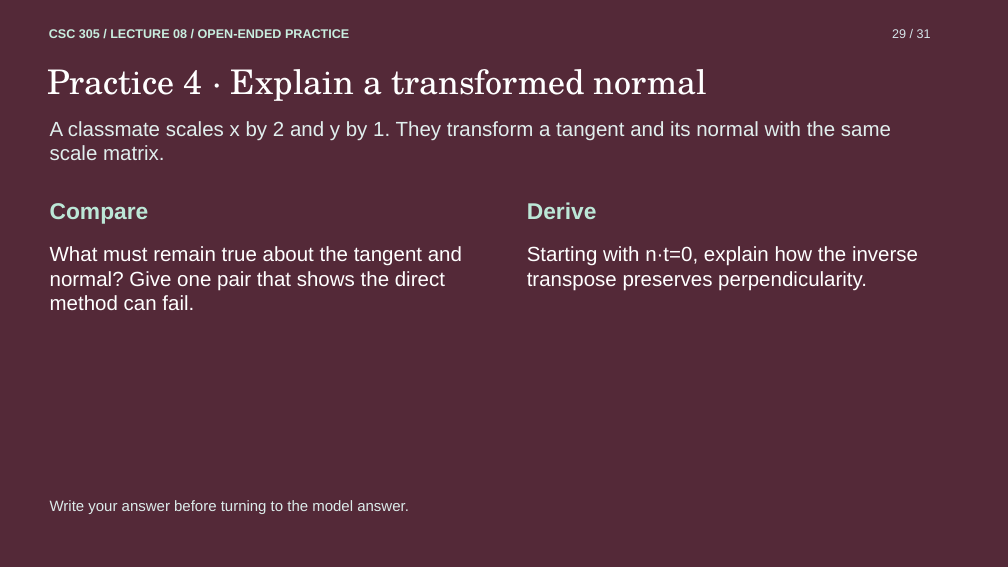
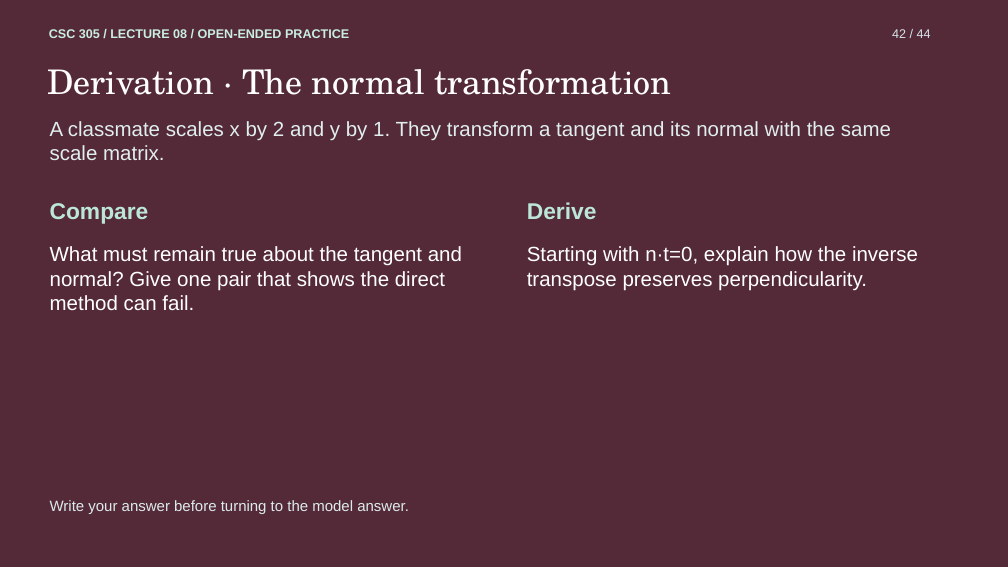
Before and after one commit to TylerLeHere/CG-Fall-2026, a slide deck: slide 42 of study/08 - 2D Transformations Study Guide.pptx (slide 29 before the commit). Drawn at 1008x567 pixels with LibreOffice and Linux fonts; fonts in the diff are those of the drawing. Boxes give left, top, right and bottom in pixels: in the first picture for what was removed or moved away, otherwise in the second. Text is boxed around its words. In the diff, an @@ line names an element or a change of style, - is before the commit and + after.

Commit message:
Expand transformation exam practice

```diff
--- a/study/08 - 2D Transformations Study Guide.pptx
+++ b/study/08 - 2D Transformations Study Guide.pptx
@@ text at (892, 29, 931, 38): text changed @@
-29 / 31
+42 / 44
@@ text at (47, 69, 671, 95): text changed @@
-Practice 4 · Explain a transformed normal
+Derivation · The normal transformation
```
Also in this commit, not shown: 29 other slides changed, 13 slides added.
